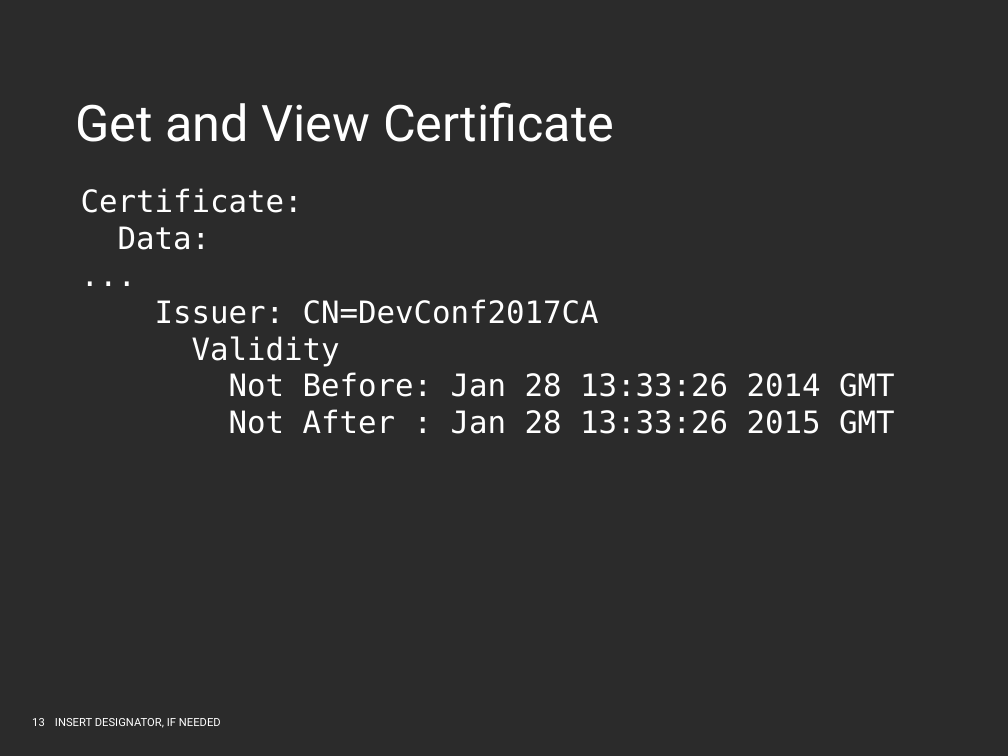
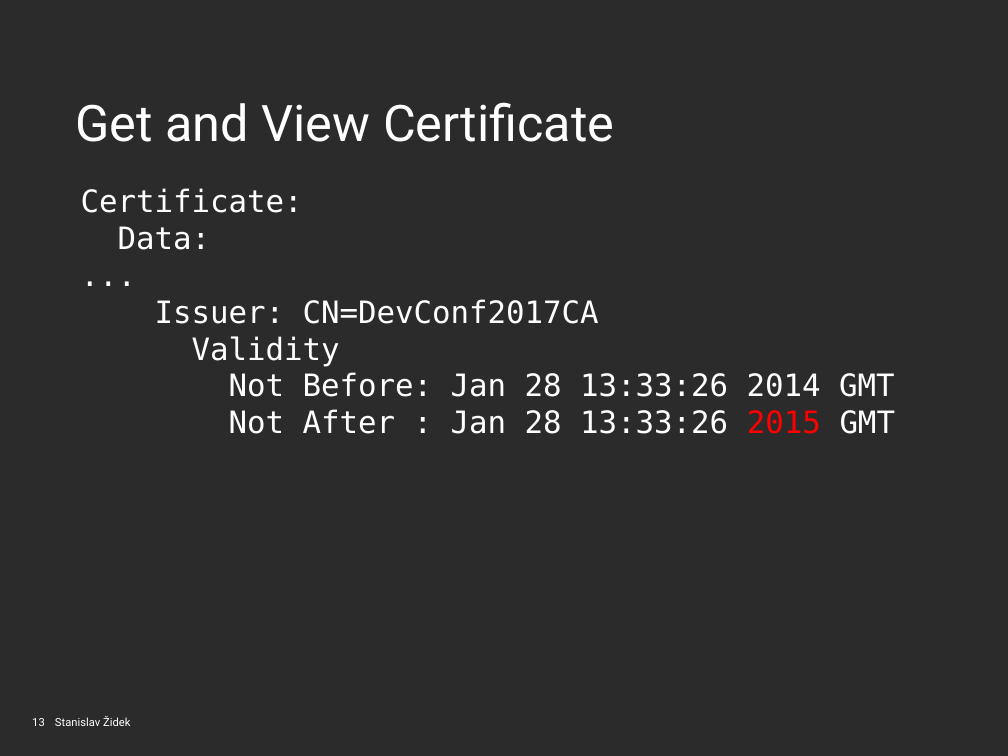
Before and after one commit to ep69/DevConf-2017, a slide deck: slide 13 of rhpres.odp. Drawn at 1008x756 pixels with LibreOffice and Linux fonts; fonts in the diff are those of the drawing; background and template pictures are left out; a plain dark background stands for a picture behind light text. Boxes give left, top, right and bottom in pixels: in the first picture for what was removed or moved away, otherwise in the second. Text is boxed around its words. In the diff, an @@ line names an element or a change of style, - is before the commit and + after.

```diff
--- a/rhpres.odp
+++ b/rhpres.odp
@@ text at box(229, 409, 896, 434): text colour #FFFFFF to #FF0000 in "2015" @@
@@ text at box(55, 716, 130, 726): text changed @@
-INSERT DESIGNATOR, IF NEEDED
+Stanislav Židek
```
Also in this commit, not shown: 20 other slides changed, 1 other file.
